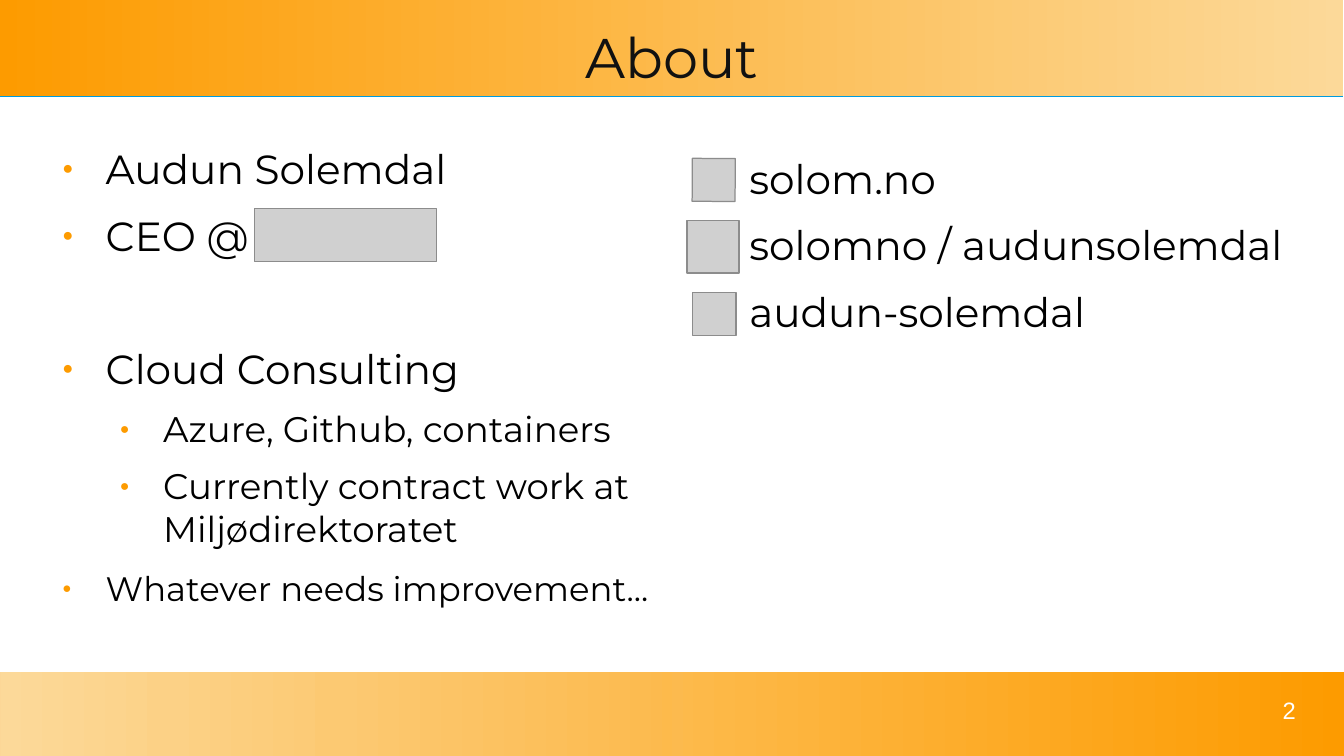
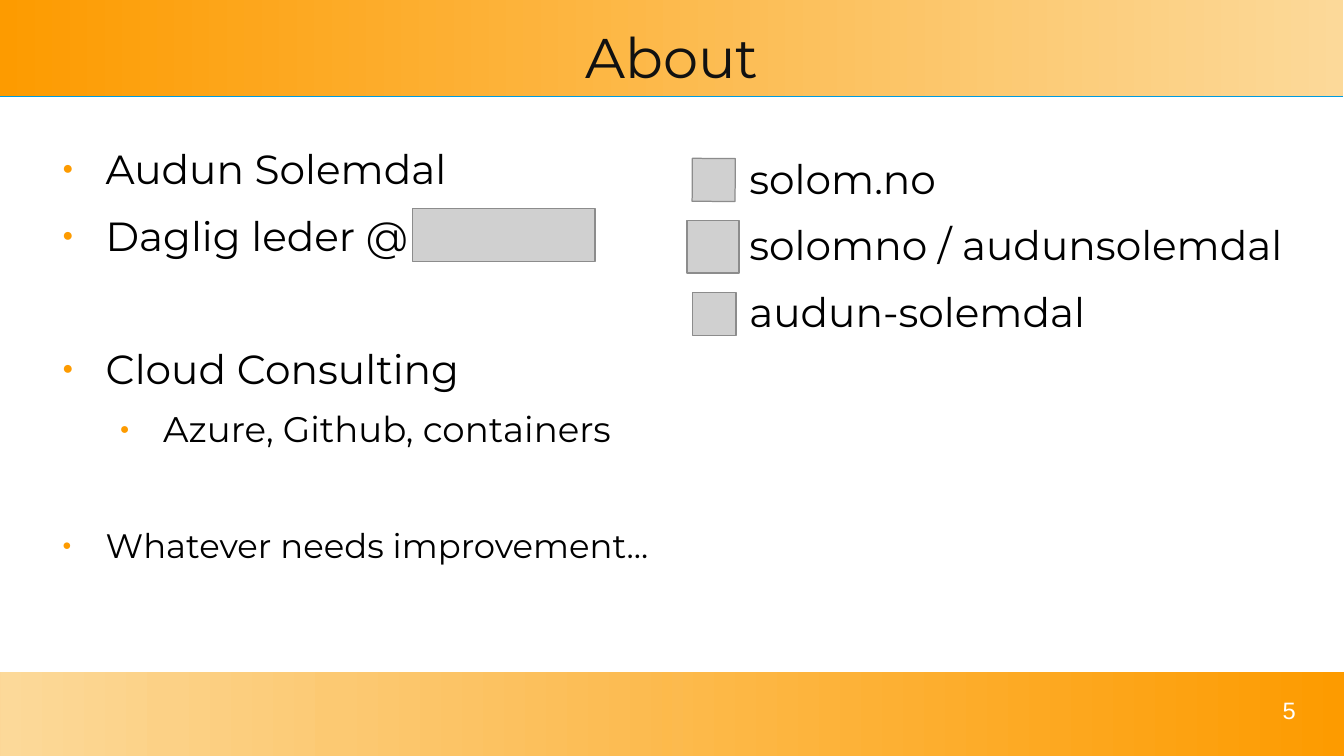
Before and after one commit to solomson/solom.tech, a slide deck: slide 5 of assets/talks/tdc2024.odp (slide 2 before the commit). Drawn at 1344x756 pixels with LibreOffice and Linux fonts; fonts in the diff are those of the drawing; grey boxes stand for pictures. Boxes give left, top, right and bottom in pixels: in the first picture for what was removed or moved away, otherwise in the second. Text is boxed around its words. In the diff, an @@ line names an element or a change of style, - is before the commit and + after.

```diff
--- a/assets/talks/tdc2024.odp
+++ b/assets/talks/tdc2024.odp
@@ picture moved from (x1=255, y1=209, x2=438, y2=262) to (x1=413, y1=209, x2=596, y2=262) @@
@@ text at (x1=106, y1=221, x2=355, y2=259): text changed @@
-● CEO @
+● Daglig leder @
@@ text at (x1=163, y1=472, x2=629, y2=549): paragraph removed @@
-  ● Currently contract work at Miljødirektoratet
@@ page number at (x1=1283, y1=702, x2=1296, y2=720): text changed @@
-2
+5
```
Also in this commit, not shown: 8 other slides changed, 3 slides removed, 3 other files.
